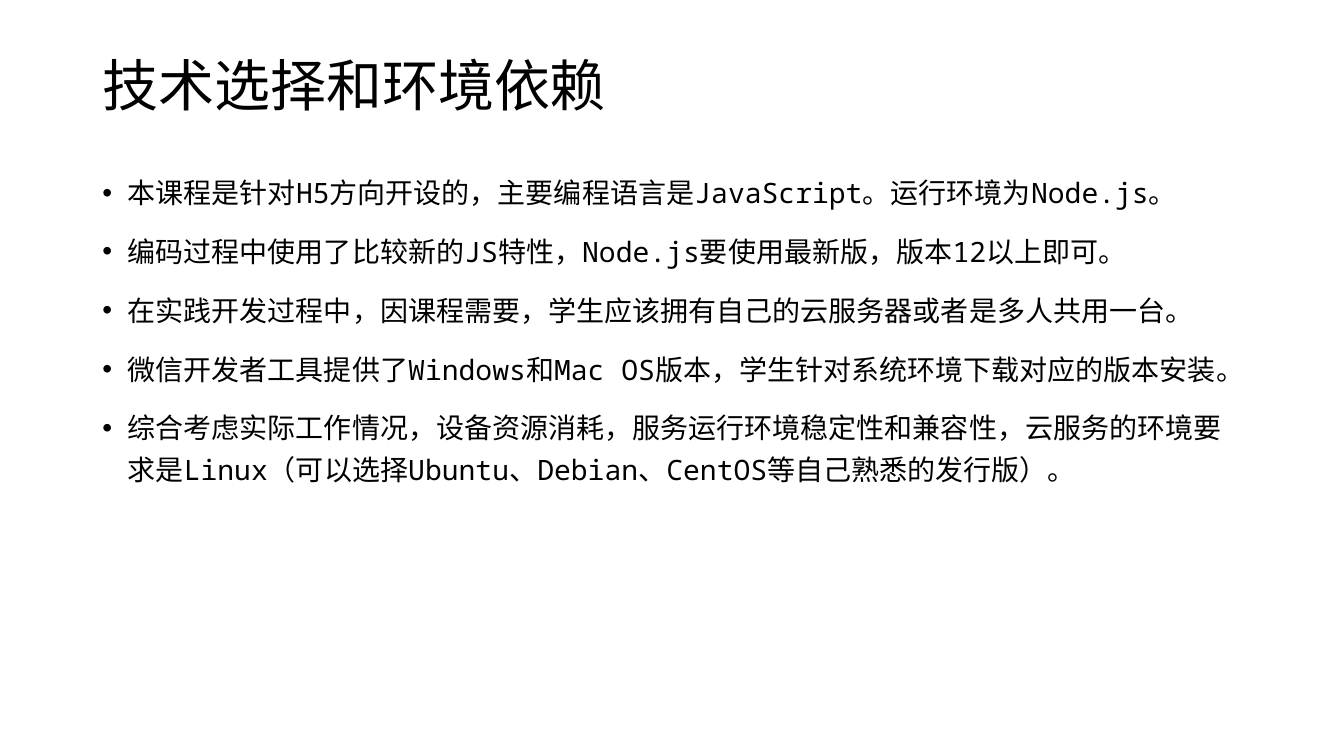
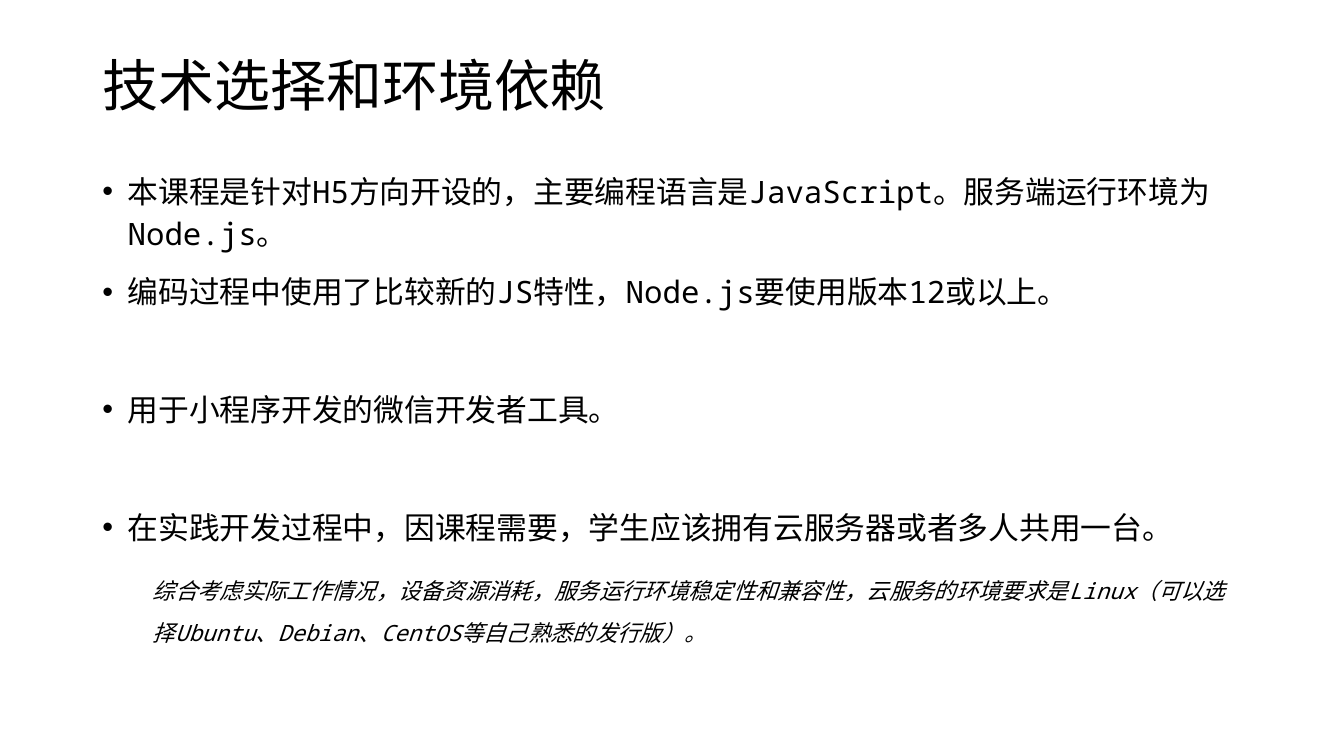
Before and after one commit to edu2act/course-wechat-and-miniprogram, a slide deck: slide 4 of materials/ch01/ch01-课程简介和准备工作.pptx (slide 3 before the commit). Drawn at 1344x756 pixels with LibreOffice and Linux fonts; fonts in the diff are those of the drawing. Boxes give left, top, right and bottom in pixels: in the first picture for what was removed or moved away, otherwise in the second. Text is boxed around its words. In the diff, an @@ line names an element or a change of style, - is before the commit and + after.

```diff
--- a/materials/ch01/ch01-课程简介和准备工作.pptx
+++ b/materials/ch01/ch01-课程简介和准备工作.pptx
@@ text at bbox=[128, 177, 1210, 542]: text changed; size 20 to 22 pt @@
-• 本课程是针对H5方向开设的，主要编程语言是JavaScript。运行环境为Node.js。
-• 编码过程中使用了比较新的JS特性，Node.js要使用最新版，版本12以上即可。
-• 在实践开发过程中，因课程需要，学生应该拥有自己的云服务器或者是多人共用一台。
-• 微信开发者工具提供了Windows和Mac OS版本，学生针对系统环境下载对应的版本安装。
+• 本课程是针对H5方向开设的，主要编程语言是JavaScript。服务端运行环境为Node.js。
+• 编码过程中使用了比较新的JS特性，Node.js要使用版本12或以上。
+• 用于小程序开发的微信开发者工具。
+• 在实践开发过程中，因课程需要，学生应该拥有云服务器或者多人共用一台。
@@ text at bbox=[153, 580, 1225, 643]: size 20 to 16 pt, italic on in "综合考虑实际工作情况，设备资源消耗，服务运行环境稳定性和兼容性，云服务的环境要求是Linux（可以选择Ubuntu、De ..."; bullet • to none; list level 1 to 2 in "综合考虑实际工作情况，设备资源消耗，服务运行环境稳定性和兼容性，云服务的环境要求是Linux（可以选择Ubuntu、De ..." @@
```
Also in this commit, not shown: 5 other slides changed, 9 slides added, 1 slide removed, 18 other files.
